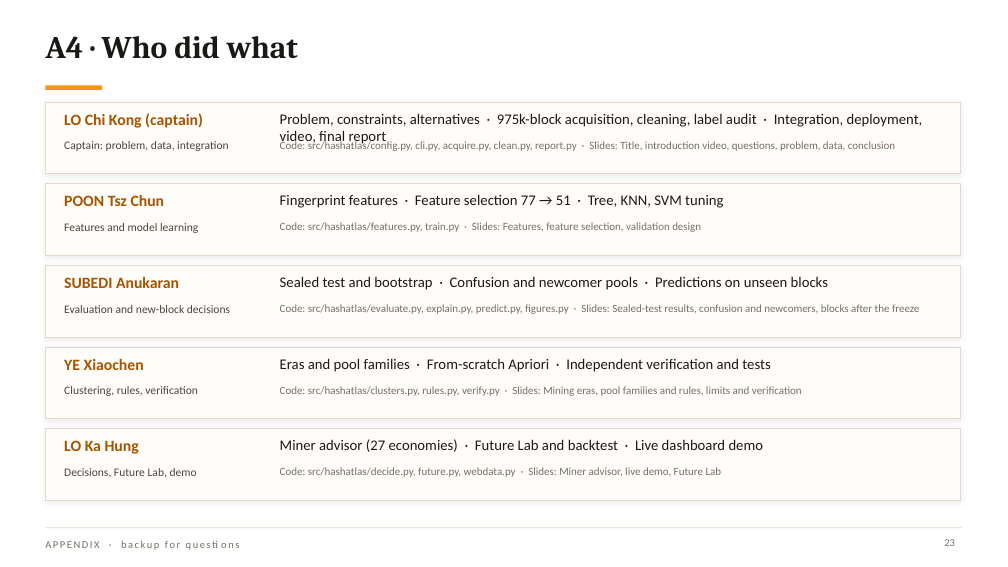
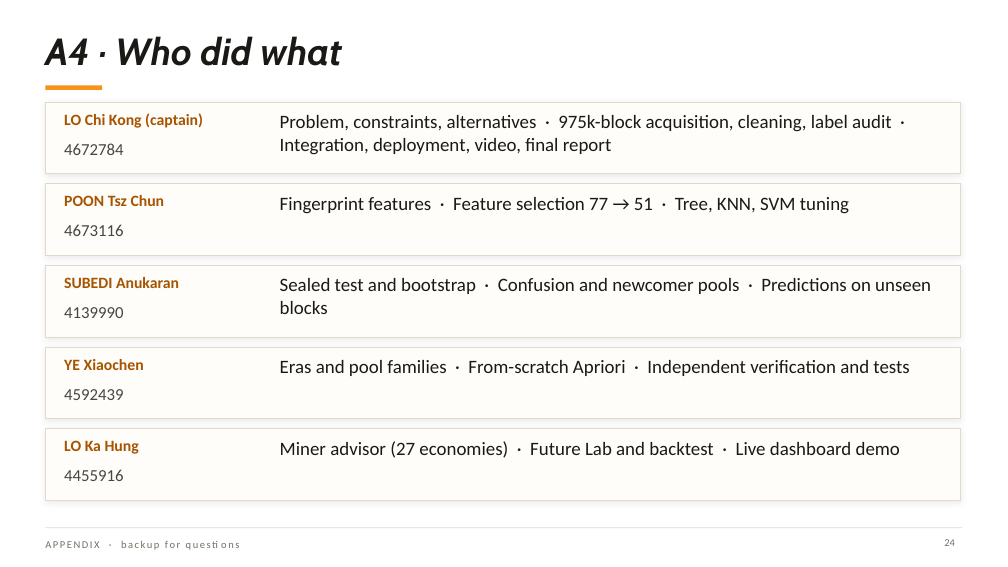
Before and after one commit to ansonlo-dev/HashAtlas, a slide deck: slide 24 of presentation/HashAtlas.pptx (slide 23 before the commit). Drawn at 1008x567 pixels with LibreOffice and Linux fonts; fonts in the diff are those of the drawing; background and template pictures are left out. Boxes give left, top, right and bottom in pixels: in the first picture for what was removed or moved away, otherwise in the second. Text is boxed around its words. In the diff, an @@ line names an element or a change of style, - is before the commit and + after.

```diff
--- a/presentation/HashAtlas.pptx
+++ b/presentation/HashAtlas.pptx
@@ title "A4 · Who did what" at (45,36,341,66): size 30 to 36 pt, font Cambria to Cabin, italic on @@
@@ text at (64,143,123,155): text changed; size 11 to 16 pt @@
-Captain: problem, data, integration
+4672784
@@ text removed at (280,140,895,151) @@
-Code: src/hashatlas/config.py, cli.py, acquire.py, clean.py, report.py · Slides: Title, introduction video, questions, problem, data, conclusion
@@ text at (64,224,123,236): text changed; size 11 to 16 pt @@
-Features and model learning
+4673116
@@ text removed at (280,222,701,232) @@
-Code: src/hashatlas/features.py, train.py · Slides: Features, feature selection, validation design
@@ size 14 to 18 pt in 5 elements at (280,360,909,376), (280,441,900,458), (280,115,892,155), (280,197,849,214), (280,278,931,314) @@
@@ text at (64,307,123,318): text changed; size 11 to 16 pt @@
-Evaluation and new-block decisions
+4139990
@@ text removed at (280,304,919,314) @@
-Code: src/hashatlas/evaluate.py, explain.py, predict.py, figures.py · Slides: Sealed-test results, confusion and newcomers, blocks after the freeze
@@ text at (64,389,123,400): text changed; size 11 to 16 pt @@
-Clustering, rules, verification
+4592439
@@ text removed at (280,386,802,396) @@
-Code: src/hashatlas/clusters.py, rules.py, verify.py · Slides: Mining eras, pool families and rules, limits and verification
@@ text at (64,469,123,481): text changed; size 11 to 16 pt @@
-Decisions, Future Lab, demo
+4455916
@@ text removed at (280,467,722,477) @@
-Code: src/hashatlas/decide.py, future.py, webdata.py · Slides: Miner advisor, live demo, Future Lab
```
Also in this commit, not shown: 21 other slides changed, 1 slide added, 15 other files.
